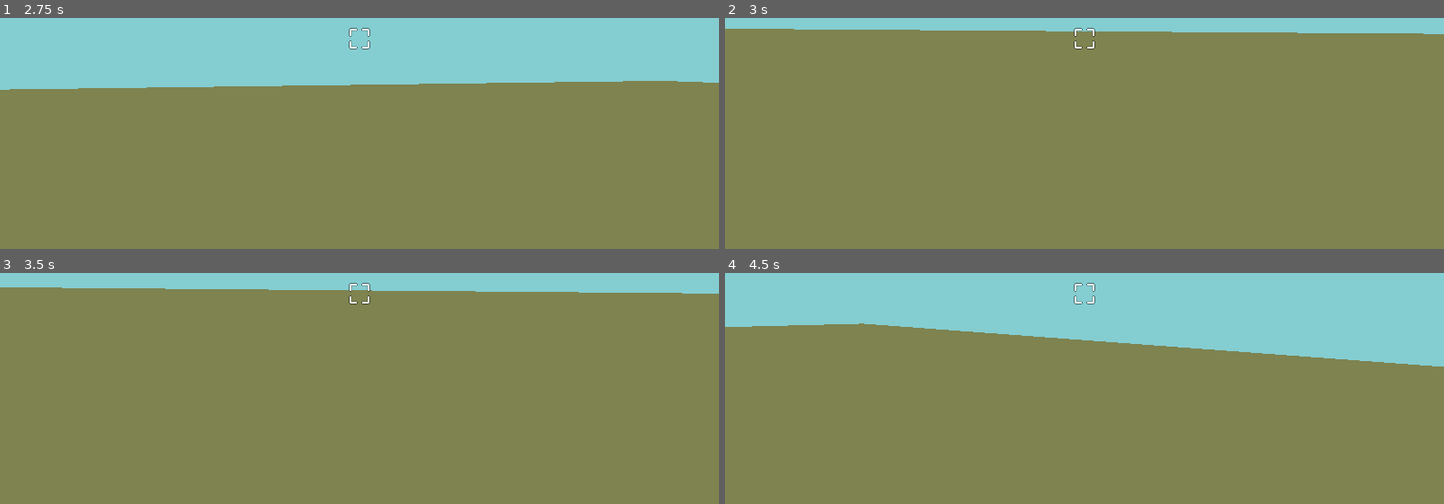
Above: before the commit, frames 1-4 (two rows, left to right).
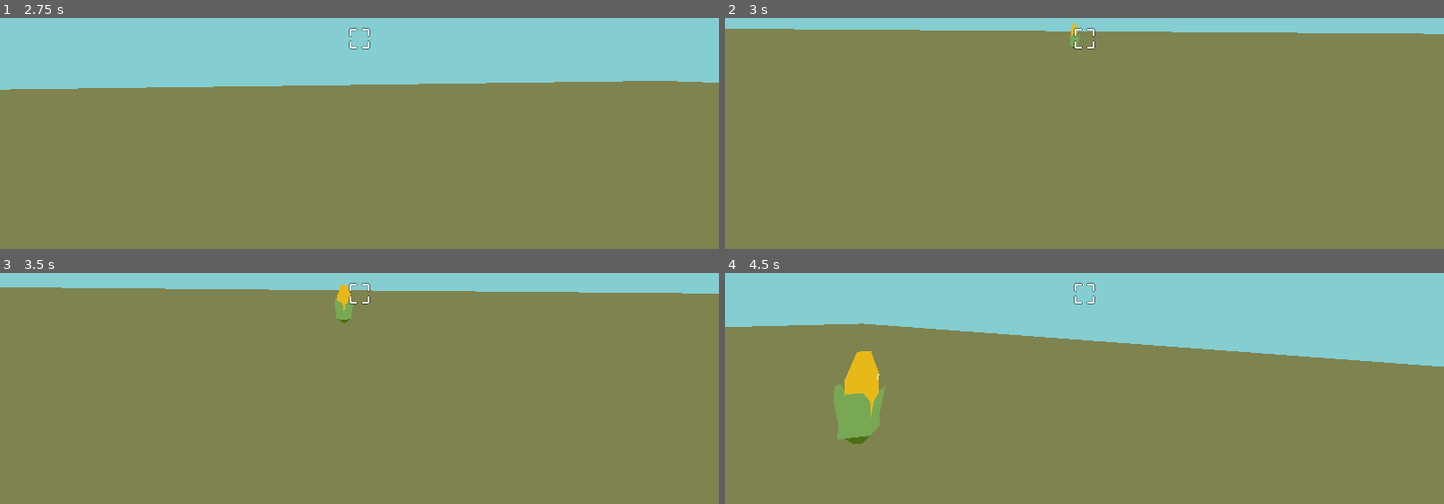
Above: after the commit, the same moments.

Repository: ehtd/godot_wild_jam_32
Game: Godot game, scene res://World.tscn
The game is run twice, just before and just after one commit, with the same random seed, the same clock (stepped at 60 frames per second) and the same inputs.
Inputs (mouse positions are in pixels of both pictures, inside the frame that each line leads up to):
- Up to frame 1 (2.75 s): tap Enter at 0.5 s; move the mouse to (395, 36) at 0.52 s; hold W (move_forward) from 0.53 s (still down); click (395, 36) at 0.6 s; tap Space (jump) at 0.77, 1.52, 2 s; move the mouse to (323, 41) at 1.27 s; click (323, 41) at 1.35 s; move the mouse to (373, 31) at 2.02 s; click (373, 31) at 2.1 s
- Up to frame 2 (3 s): keep holding W (move_forward); move the mouse to (1077, 45) at 2.77 s; click (1077, 45) at 2.85 s
- Up to frame 3 (3.5 s): keep holding W (move_forward); tap Space (jump) at 3.02 s
- Up to frame 4 (4.5 s): keep holding W (move_forward); move the mouse to (1134, 298) at 3.52 s; click (1134, 298) at 3.6 s; tap Space (jump) at 3.77 s; move the mouse to (1026, 289) at 4.27 s; click (1026, 289) at 4.35 s

Frame 1 is identical in both runs. In frame 2, less than 0.1% of the frame differs, in the area x 47-50%, y 2-14%; in frame 3, 0.3%; in frame 4, 2.0%, in the area x 15-23%, y 33-75%.

Commit message:
Place corn with click

Diff:
--- /dev/null
+++ b/Corn/CornPickUp.tscn
@@ -0,0 +1,37 @@
+[gd_scene load_steps=4 format=2]
+
+[ext_resource path="res://Corn/corn.glb" type="PackedScene" id=1]
+
+[sub_resource type="SphereShape" id=1]
+
+[sub_resource type="Animation" id=2]
+resource_name = "rotate"
+length = 4.0
+loop = true
+tracks/0/type = "value"
+tracks/0/path = NodePath("Graphics:rotation_degrees")
+tracks/0/interp = 1
+tracks/0/loop_wrap = true
+tracks/0/imported = false
+tracks/0/enabled = true
+tracks/0/keys = {
+"times": PoolRealArray( 0, 4 ),
+"transitions": PoolRealArray( 1, 1 ),
+"update": 0,
+"values": [ Vector3( 0, 0, 0 ), Vector3( 0, 360, 0 ) ]
+}
+
+[node name="CornPickUp" type="Area"]
+collision_layer = 2147483656
+
+[node name="CollisionShape" type="CollisionShape" parent="."]
+shape = SubResource( 1 )
+
+[node name="AnimationPlayer" type="AnimationPlayer" parent="."]
+autoplay = "rotate"
+anims/rotate = SubResource( 2 )
+
+[node name="Graphics" type="Spatial" parent="."]
+transform = Transform( 0.300108, 0, -0.953905, 0, 1, 0, 0.953905, 0, 0.300108, 0, 0, 0 )
+
+[node name="corn" parent="Graphics" instance=ExtResource( 1 )]
--- a/CornPickUp.tscn
+++ /dev/null
@@ -1,10 +0,0 @@
-[gd_scene load_steps=2 format=2]
-
-[sub_resource type="SphereShape" id=1]
-
-[node name="CornPickUp" type="Area"]
-
-[node name="CollisionShape" type="CollisionShape" parent="."]
-shape = SubResource( 1 )
-
-[node name="AnimationPlayer" type="AnimationPlayer" parent="."]
--- a/Player/Player.gd
+++ b/Player/Player.gd
@@ -1,9 +1,13 @@
 extends KinematicBody
 
 export var mouse_sensitivity = 0.5
+export var ray_length = 200.0
 
 onready var camera = $Camera
 onready var move_component = $MoveComponent
+onready var raycast = $RayCast
+
+var corn = preload("res://Corn/CornPickUp.tscn")
 
 func _ready():
 	Input.set_mouse_mode(Input.MOUSE_MODE_CAPTURED)
@@ -29,8 +33,29 @@
 	if Input.is_action_just_pressed("jump"):
 		move_component.jump()
 
+#	if Input.is_action_just_pressed("shoot"):
+#		print("shooting")
+#		var from = camera.project_ray_origin()
+#		var col = raycast.get_collider()
+#		if raycast.is_colliding():
+#			print("colliding")
+
+
 func _input(event):
 	if event is InputEventMouseMotion:
 		rotation_degrees.y -= mouse_sensitivity * event.relative.x
 		camera.rotation_degrees.x -= mouse_sensitivity * event.relative.y
 		camera.rotation_degrees.x = clamp(camera.rotation_degrees.x, -90, 90)
+
+	if event is InputEventMouseButton and event.pressed and event.button_index == 1:
+		var camera = $Camera
+		var from = camera.project_ray_origin(event.position)
+		var to = from + camera.project_ray_normal(event.position) * ray_length
+
+		var space_state = get_world().get_direct_space_state()
+		var result = space_state.intersect_ray(from, to, [], 1, true, true)
+		if result:
+			print(result)
+			var corn_instance = corn.instance();
+			get_tree().get_root().add_child(corn_instance)
+			corn_instance.global_transform.origin = result.position
--- a/Player/Player.tscn
+++ b/Player/Player.tscn
@@ -41,3 +41,6 @@
 }
 
 [node name="RayCast" type="RayCast" parent="."]
+transform = Transform( 1, 0, 0, 0, 1, 0, 0, 0, 1, 0, 1.75, 0 )
+enabled = true
+cast_to = Vector3( 0, 0, -5 )
--- a/World.tscn
+++ b/World.tscn
@@ -3,23 +3,23 @@
 [ext_resource path="res://Player/Player.tscn" type="PackedScene" id=1]
 [ext_resource path="res://ground_lmaterial.tres" type="Material" id=2]
 [ext_resource path="res://Chicken/Chicken.tscn" type="PackedScene" id=3]
-[ext_resource path="res://Corn/Corn.tscn" type="PackedScene" id=4]
+[ext_resource path="res://Corn/CornPickUp.tscn" type="PackedScene" id=4]
 
-[sub_resource type="CubeMesh" id=2]
+[sub_resource type="CubeMesh" id=1]
 material = ExtResource( 2 )
 size = Vector3( 100, 2, 100 )
 
-[sub_resource type="ConcavePolygonShape" id=3]
+[sub_resource type="ConcavePolygonShape" id=2]
 data = PoolVector3Array( -50, 1, 50, 50, 1, 50, -50, -1, 50, 50, 1, 50, 50, -1, 50, -50, -1, 50, 50, 1, -50, -50, 1, -5 …(356 unchanged characters)…
 
-[sub_resource type="ProceduralSky" id=4]
+[sub_resource type="ProceduralSky" id=3]
 radiance_size = 3
 ground_bottom_color = Color( 0, 0, 0, 1 )
 ground_horizon_color = Color( 0, 0, 0, 1 )
 
-[sub_resource type="Environment" id=5]
+[sub_resource type="Environment" id=4]
 background_mode = 1
-background_sky = SubResource( 4 )
+background_sky = SubResource( 3 )
 background_color = Color( 0.521569, 0.807843, 0.823529, 1 )
 
 [node name="World" type="Spatial"]
@@ -68,16 +68,10 @@
 [node name="Chicken7" parent="." instance=ExtResource( 3 )]
 transform = Transform( 1, 0, 0, 0, 1, 0, 0, 0, 1, 10, 0, 1 )
 
-[node name="Corn" parent="." instance=ExtResource( 4 )]
-transform = Transform( 1, 0, 0, 0, 1, 0, 0, 0, 1, 5, 0, 7 )
+[node name="CornPickUp" parent="." instance=ExtResource( 4 )]
+transform = Transform( 1, 0, 0, 0, 1, 0, 0, 0, 1, 0, 0, 9 )
 
-[node name="Corn2" parent="." instance=ExtResource( 4 )]
-transform = Transform( 1, 0, 0, 0, 1, 0, 0, 0, 1, 3, 0, 3 )
-
-[node name="Corn3" parent="." instance=ExtResource( 4 )]
-transform = Transform( 1, 0, 0, 0, 1, 0, 0, 0, 1, 8, 0, 3 )
-
-[node name="Corn4" parent="." instance=ExtResource( 4 )]
-transform = Transform( 1, 0, 0, 0, 1, 0, 0, 0, 1, -1, 0, 9 )
+[node name="CornPickUp2" parent="." instance=ExtResource( 4 )]
+transform = Transform( 1, 0, 0, 0, 1, 0, 0, 0, 1, 5, 0, 6 )
 
 [editable path="Player"]
--- a/project.godot
+++ b/project.godot
@@ -51,11 +51,17 @@
 "events": [ Object(InputEventKey,"resource_local_to_scene":false,"resource_name":"","device":0,"alt":false,"shift":false,"control":false,"meta":false,"command":false,"pressed":false,"scancode":32,"unicode":0,"echo":false,"script":null)
  ]
 }
+shoot={
+"deadzone": 0.5,
+"events": [ Object(InputEventMouseButton,"resource_local_to_scene":false,"resource_name":"","device":0,"alt":false,"shift":false,"control":false,"meta":false,"command":false,"button_mask":0,"position":Vector2( 0, 0 ),"global_position":Vector2( 0, 0 ),"factor":1.0,"button_index":1,"pressed":false,"doubleclick":false,"script":null)
+ ]
+}
 
 [layer_names]
 
 3d_physics/layer_1="environment"
 3d_physics/layer_2="characters"
+3d_physics/layer_4="pickups"
 
 [rendering]
 
Not shown: 1 places in World.tscn that only renumber resources
